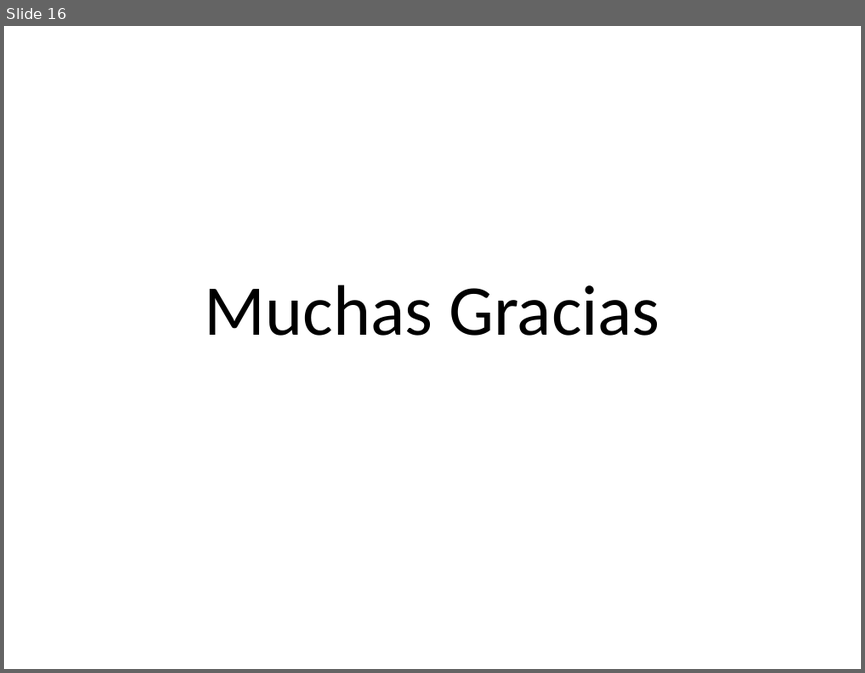
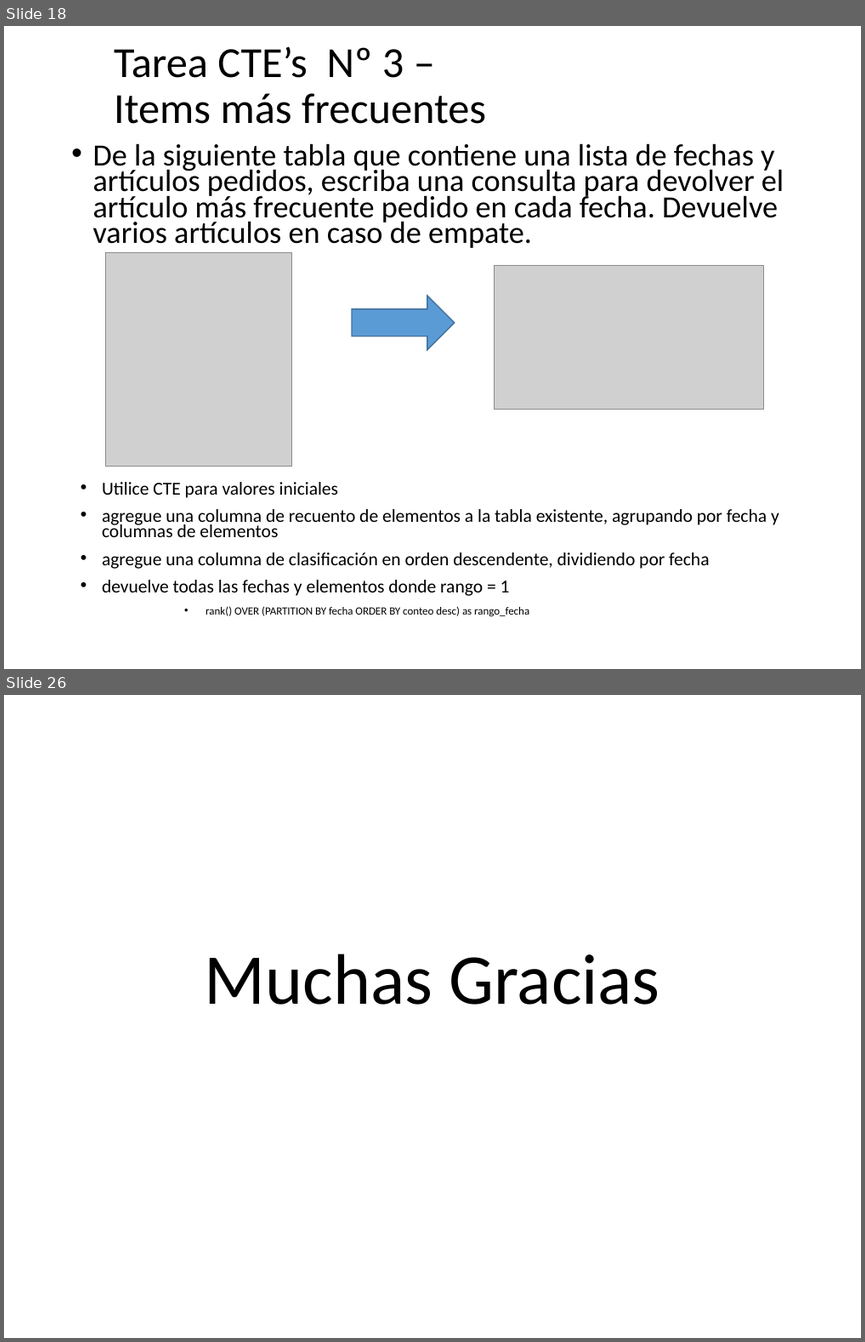
Before and after one commit to debsdaniel/expertodba2021, a slide deck: Presentaciones/Semana 7 - CTE.pptx. Shown one above the other, each under a label of ours: slide 16 before the commit, slides 18 and 26 after it; the slides between them are not shown. The pictures are 865x673 and 865x1342 pixels, drawn with LibreOffice and Linux fonts; fonts in the diff are those of the drawing; grey boxes stand for pictures; background and template pictures are left out. Boxes give left, top, right and bottom in pixels: in the first picture for what was removed or moved away, otherwise in the second. Text is boxed around its words. In the diff, an @@ line names an element or a change of style, - is before the commit and + after.

```diff
--- a/Presentaciones/Semana 7 - CTE.pptx
+++ b/Presentaciones/Semana 7 - CTE.pptx
@@ slide 18 added at [4, 26, 861, 669], background picture (left out) @@
@@ title added at [114, 46, 486, 124], 36 pt, text #000000 @@
+Tarea CTE’s Nº 3 –
+Items más frecuentes
@@ text added at [93, 143, 783, 248], 25.9 pt, text #000000 @@
+• De la siguiente tabla que contiene una lista de fechas y artículos pedidos, escriba una consulta para devolver el artículo más frecuente pedido en cada fecha. Devuelve varios artículos en caso de empate.
@@ picture added at [105, 253, 291, 466] @@
@@ picture added at [494, 265, 763, 409] @@
@@ right arrow added at [352, 295, 454, 349], fill #5B9BD5, outline #43739E 1 pt @@
@@ text added at [102, 482, 779, 596], 15.4 pt, text #000000 @@
+• Utilice CTE para valores iniciales
+• agregue una columna de recuento de elementos a la tabla existente, agrupando por fecha y columnas de elementos
+• agregue una columna de clasificación en orden descendente, dividiendo por fecha
+• devuelve todas las fechas y elementos donde rango = 1
@@ text added at [205, 606, 529, 617], 9.3 pt, text #000000 @@
+• rank() OVER (PARTITION BY fecha ORDER BY conteo desc) as rango_fecha
@@ what was slide 16 is now slide 26 @@
```
Also in this commit, not shown: 9 other slides added.
